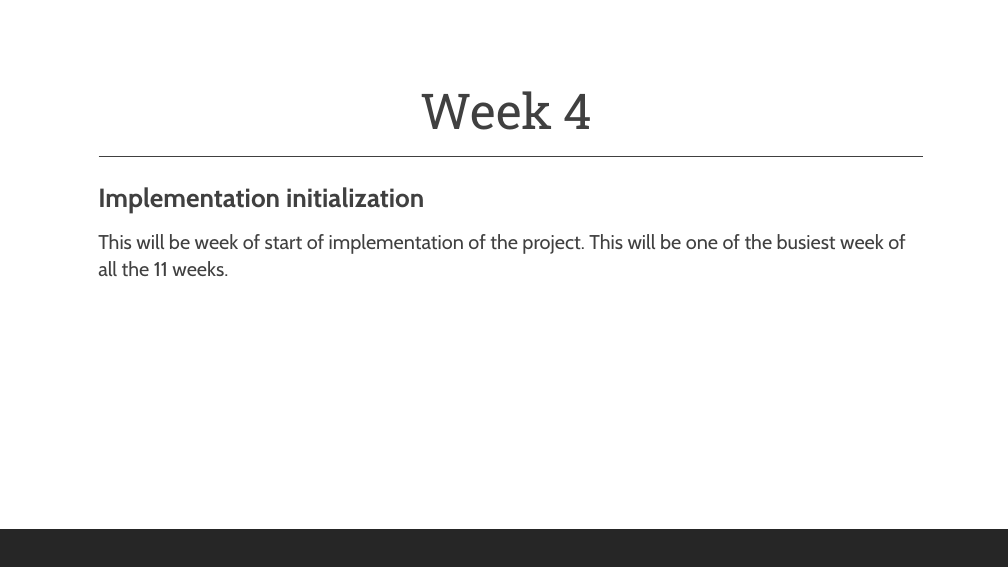
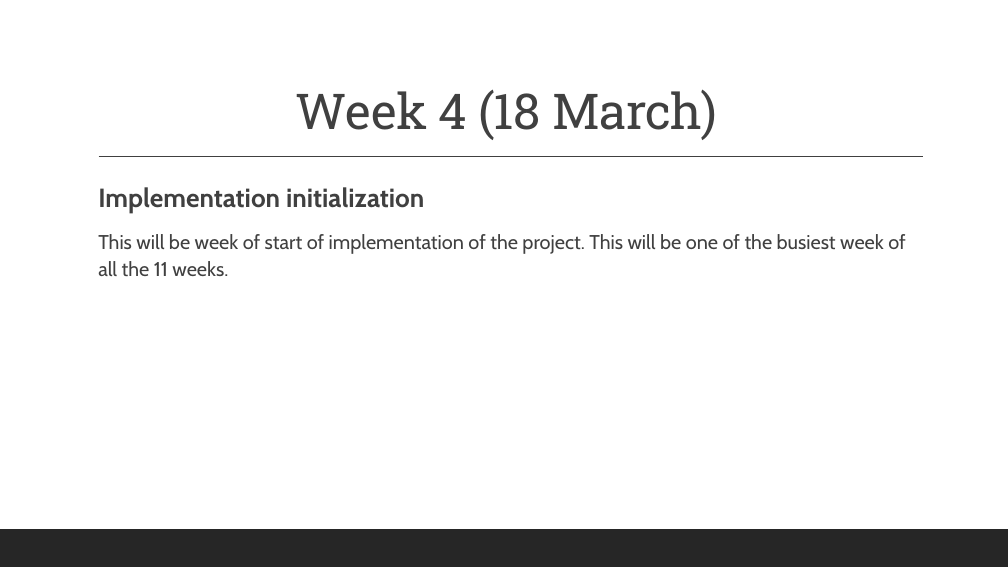
Before and after one commit to akashpapnai/Capstone-project, a slide deck: slide 7 of ppts/Capstone Timeline.pptx. Drawn at 1008x567 pixels with LibreOffice and Linux fonts; fonts in the diff are those of the drawing. Boxes give left, top, right and bottom in pixels: in the first picture for what was removed or moved away, otherwise in the second. Text is boxed around its words. In the diff, an @@ line names an element or a change of style, - is before the commit and + after.

```diff
--- a/ppts/Capstone Timeline.pptx
+++ b/ppts/Capstone Timeline.pptx
@@ title at bbox=[295, 89, 718, 140]: text changed @@
-Week 4
+Week 4 (18 March)
```
Also in this commit, not shown: 10 other slides changed, 1 slide added.
